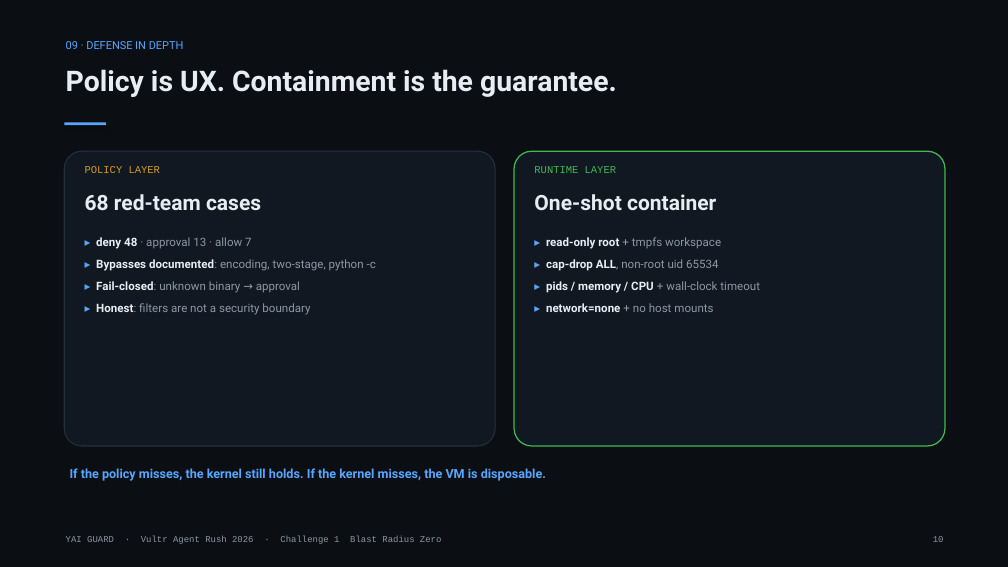
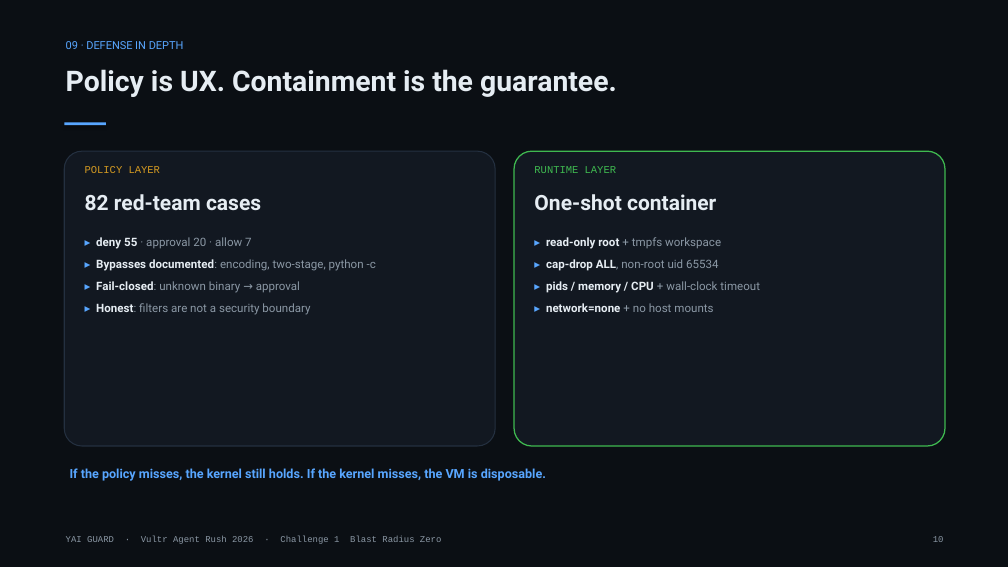
Before and after one commit to Gi-Tuu/yai-guard, a slide deck: slide 10 of docs/submission/YAI-Guard-slides.pptx. Drawn at 1008x567 pixels with LibreOffice and Linux fonts; fonts in the diff are those of the drawing. Boxes give left, top, right and bottom in pixels: in the first picture for what was removed or moved away, otherwise in the second. Text is boxed around its words. In the diff, an @@ line names an element or a change of style, - is before the commit and + after.

Commit message:
feat: credits claim guide, 82-case red-team corpus, deploy config validation, refreshed deck

```diff
--- a/docs/submission/YAI-Guard-slides.pptx
+++ b/docs/submission/YAI-Guard-slides.pptx
@@ text at box(85, 194, 261, 210): text changed @@
-68 red-team cases
+82 red-team cases
@@ text at box(96, 237, 251, 249): text changed @@
-▸ deny 48 · approval 13 · allow 7
+▸ deny 55 · approval 20 · allow 7
```
Also in this commit, not shown: 15 other files.
